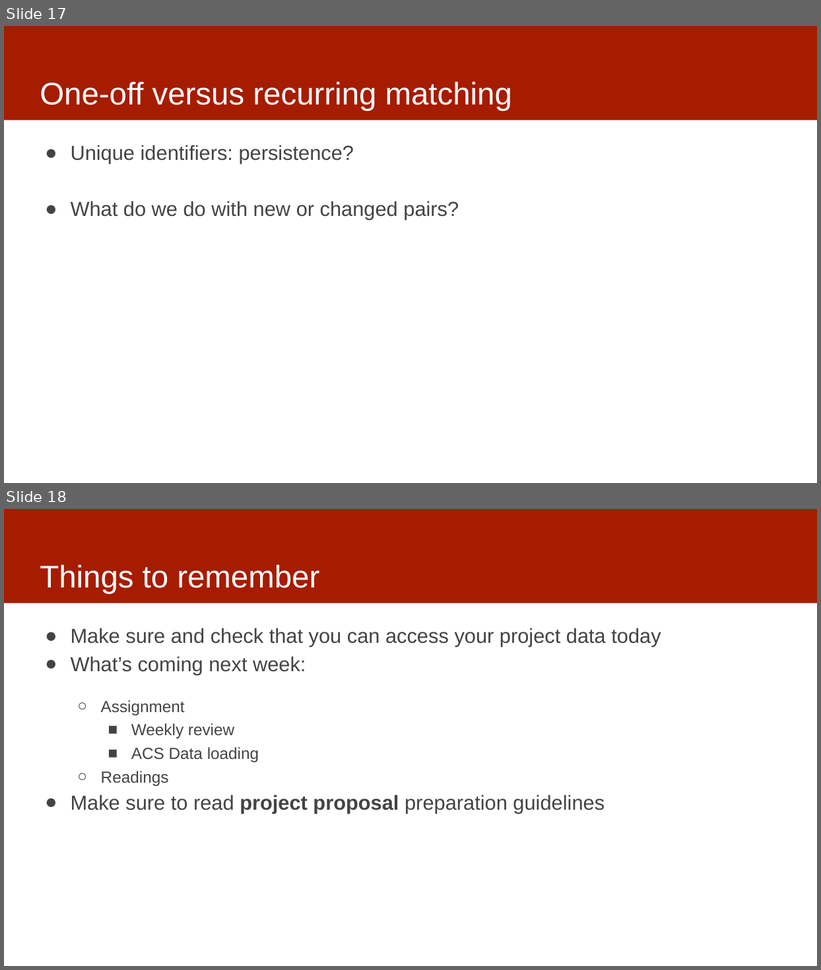
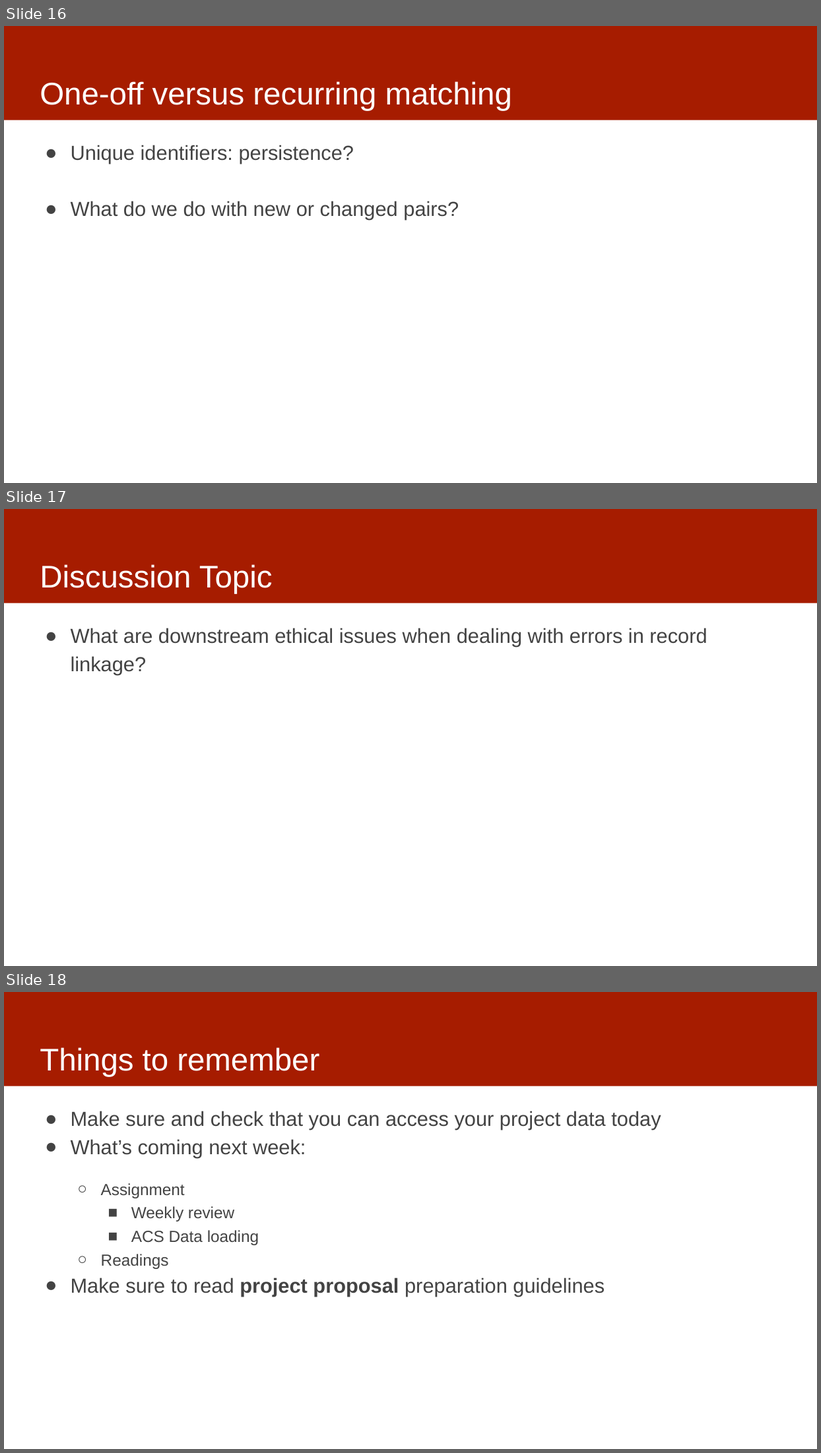
Before and after one commit to dssg/mlforpublicpolicylab, a slide deck: 02 - Case Studies and Acquiring Data/data.pptx. Shown one above the other, each under a label of ours: slides 17 and 18 before the commit, slides 16, 17 and 18 after it. The pictures are 821x970 and 821x1453 pixels, drawn with LibreOffice and Linux fonts; fonts in the diff are those of the drawing. Boxes give left, top, right and bottom in pixels: in the first picture for what was removed or moved away, otherwise in the second. Text is boxed around its words. In the diff, an @@ line names an element or a change of style, - is before the commit and + after.

```diff
--- a/02 - Case Studies and Acquiring Data/data.pptx
+++ b/02 - Case Studies and Acquiring Data/data.pptx
@@ slide 17 added at bbox=[4, 509, 817, 966], background #FFFFFF; not listed: 1 template element that a slide beside it also shows @@
@@ title added at bbox=[40, 564, 273, 594], 37 pt, text #FFFFFF @@
+Discussion Topic
@@ text added at bbox=[71, 628, 707, 675], 24 pt, text #434343 @@
+● What are downstream ethical issues when dealing with errors in record linkage?
@@ what was slide 17 is now slide 16 @@
```
Also in this commit, not shown: 1 slide removed.
